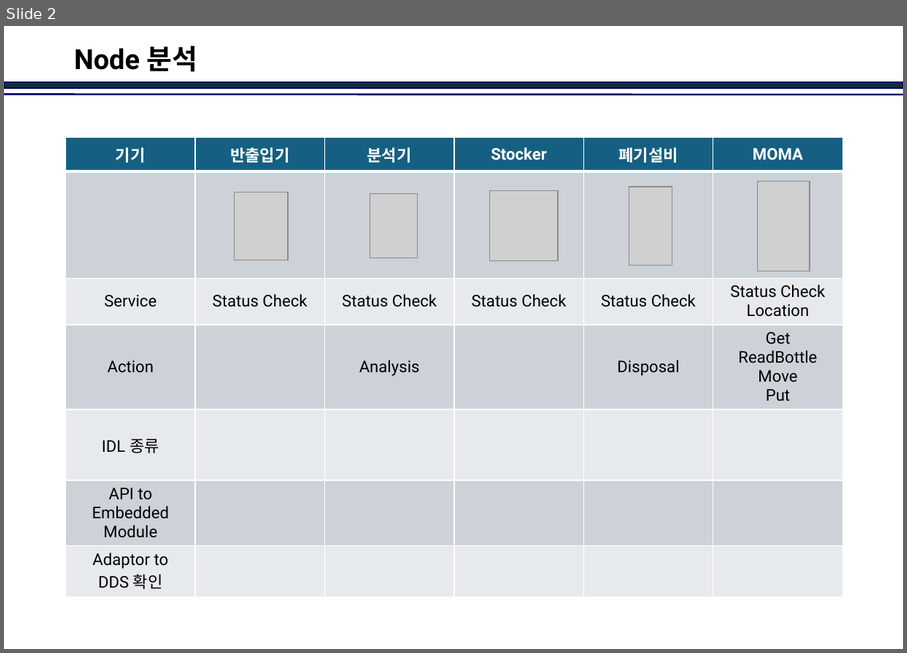
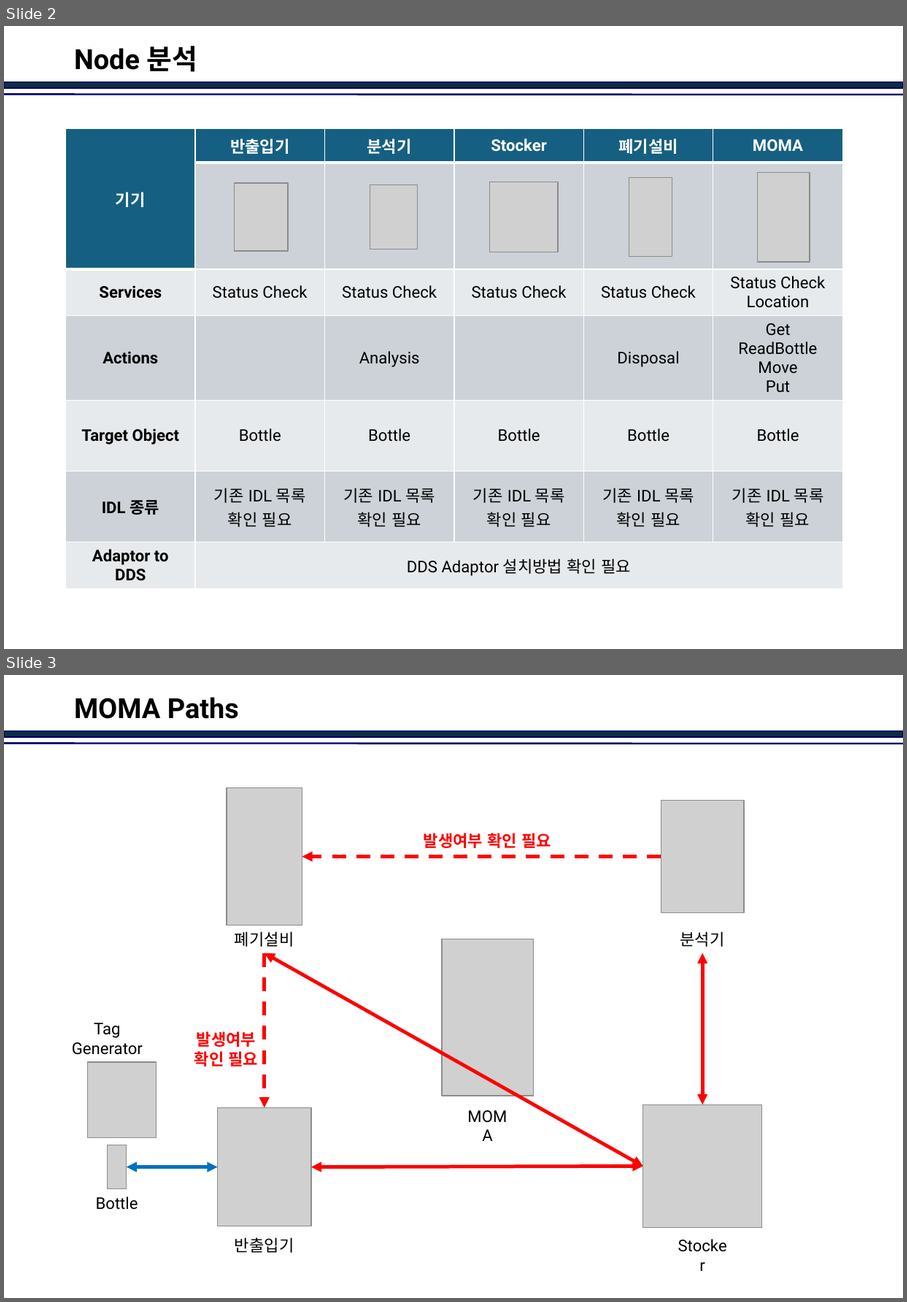
Before and after one commit to jinkabpark/SamickThk_Analysis, a slide deck: 허종원/DDS&Nodes.pptx. Shown one above the other, each under a label of ours: slide 2 before the commit, slides 2 and 3 after it. The pictures are 907x653 and 907x1302 pixels, drawn with LibreOffice and Linux fonts; fonts in the diff are those of the drawing; grey boxes stand for pictures; background and template pictures are left out. Boxes give left, top, right and bottom in pixels: in the first picture for what was removed or moved away, otherwise in the second. Text is boxed around its words. In the diff, an @@ line names an element or a change of style, - is before the commit and + after.

```diff
--- a/허종원/DDS&Nodes.pptx
+++ b/허종원/DDS&Nodes.pptx
@@ slide 3 added at bbox=[4, 675, 903, 1298], background #FFFFFF; not listed: 2 template elements that a slide beside it also shows @@
@@ title added at bbox=[74, 697, 239, 719], 24 pt, text #000000, bold @@
+MOMA Paths
@@ picture added at bbox=[227, 788, 302, 925] @@
@@ picture added at bbox=[662, 801, 745, 912] @@
@@ text added at bbox=[424, 833, 552, 848], 14 pt, text #FF0000, bold @@
+발생여부 확인 필요
@@ arrow added from (662, 857) to (302, 857), #FF0000 3 pt dashed @@
@@ text added at bbox=[235, 931, 294, 947], 14 pt, text #000000 @@
+폐기설비
@@ text added at bbox=[681, 931, 725, 947], 14 pt, text #000000 @@
+분석기
@@ arrow added from (265, 953) to (265, 1108), #FF0000 3 pt dashed @@
@@ double arrow added from (265, 953) to (643, 1166), #FF0000 3 pt @@
@@ picture added at bbox=[443, 939, 534, 1096] @@
@@ double arrow added from (703, 953) to (703, 1104), #FF0000 3 pt @@
@@ text added at bbox=[72, 1022, 143, 1055], 14 pt, text #000000 @@
+Tag
+Generator
@@ text added at bbox=[195, 1031, 259, 1066], 14 pt, text #FF0000, bold @@
+발생여부
+확인 필요
@@ picture added at bbox=[88, 1062, 157, 1138] @@
@@ picture added at bbox=[217, 1108, 311, 1226] @@
@@ text added at bbox=[456, 1102, 519, 1130], 14 pt, text #000000 @@
+MOMA
@@ picture added at bbox=[643, 1104, 762, 1227] @@
@@ picture added at bbox=[107, 1145, 126, 1189] @@
@@ double arrow added from (127, 1166) to (217, 1166), #0070C0 3 pt @@
@@ double arrow added from (311, 1166) to (643, 1166), #FF0000 3 pt @@
@@ text added at bbox=[96, 1196, 138, 1209], 14 pt, text #000000 @@
+Bottle
@@ text added at bbox=[235, 1237, 294, 1252], 14 pt, text #000000 @@
+반출입기
@@ text added at bbox=[668, 1231, 738, 1260], 14 pt, text #000000 @@
+Stocker
@@ slide 2 changed as well @@
@@ table at bbox=[65, 129, 843, 591] @@
-row 3, column 1: Service
+row 3, column 1: Services
-row 4, column 1: Action
+row 4, column 1: Actions
-row 5: IDL 종류 |  |  |  |  | 
+row 5: Target Object | Bottle | Bottle | Bottle | Bottle | Bottle
-row 6: API to Embedded Module |  |  |  |  | 
+row 6: IDL 종류 | 기존 IDL 목록 확인 필요 | 기존 IDL 목록 확인 필요 | 기존 IDL 목록 확인 필요 | 기존 IDL 목록 확인 필요 | 기존 IDL 목록 확인 필요
-row 7, column 1: Adaptor to DDS 확인
+row 7, column 1: Adaptor to DDS
-row 7, column 2: 
+row 7, column 2: DDS Adaptor 설치방법 확인 필요
@@ table: place and size @@
-table at bbox=[65, 137, 843, 595]
+table at bbox=[65, 129, 843, 591]
@@ picture: place and size @@
-picture at bbox=[630, 187, 673, 264]
+picture at bbox=[630, 178, 673, 256]
@@ 3 pictures: place and size @@
-3 pictures at bbox=[235, 181, 811, 271]
+3 pictures at bbox=[235, 172, 811, 262]
@@ picture: place and size @@
-picture at bbox=[489, 190, 558, 261]
+picture at bbox=[489, 182, 558, 253]
```
Also in this commit, not shown: 1 other slide changed, 3 other slides added.
